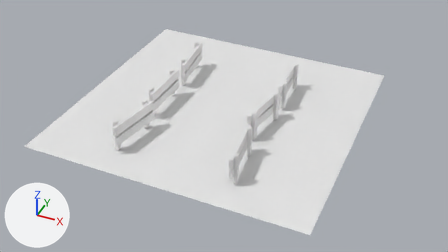
One commit to the Blender file chapter_06_portal_scene/portal.blend: the scene before it, then after it.
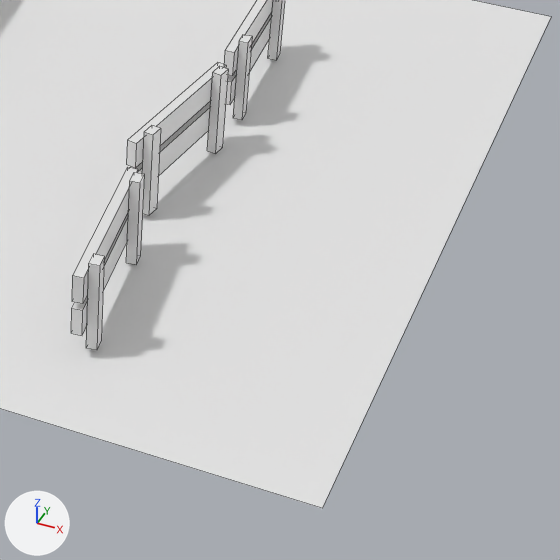
Each version appears first from the file's camera 'Camera', and next in a close-up on the part from 46% to 86% of the width and 28% to 100% of the height. The axes (+X, +Y, +Z) are drawn at lower left. The lights are the same throughout. The close-ups show mesh edges as thin lines.

The older version as bpy lines, for what is in view:
```python
me_cube_002 = bpy.data.meshes.new('Cube.002')
me_cube_002.from_pydata(...)  # a box spanning x -0.05..0.05, y -1.11..-0.97, z 0.04..0.9; a box spanning x -0.05..0.05, y 0.1..0.24, z 0.04..0.9; a box spanning x -0.14..-0.05, y -1.22..0.37, z 0.58..0.84; a box spanning x -0.14..-0.05, y -1.22..0.37, z 0.26..0.51
me_cube_003 = bpy.data.meshes.new('Cube.003')
me_cube_003.from_pydata(...)  # a box spanning x -0.05..0.05, y -1.11..-0.97, z 0.04..0.9; a box spanning x -0.05..0.05, y 0.1..0.24, z 0.04..0.9; a box spanning x -0.14..-0.05, y -1.22..0.37, z 0.58..0.84; a box spanning x -0.14..-0.05, y -1.22..0.37, z 0.26..0.51
me_plane = bpy.data.meshes.new('Plane')
me_plane.from_pydata([(-1.0, -1.0, 0.0), (1.0, -1.0, 0.0), (-1.0, 1.0, 0.0), (1.0, 1.0, 0.0)], [], [(0, 1, 3, 2)])
ob_cube_001 = bpy.data.objects.new('Cube.001', me_cube_002)
ob_cube_001.location = (0.817, -0.038, 0.0)
ob_cube_001.rotation_euler = (0.0, 0.0, -0.165)  # degrees (0, 0, -9.5)
ob_cube_001.scale = (0.495, 0.495, 0.495)
ob_cube_002 = bpy.data.objects.new('Cube.002', me_cube_003)
ob_cube_002.location = (0.817, 0.874, 0.0)
ob_cube_002.rotation_euler = (0.0, 0.0, 0.043)  # degrees (0, 0, 2.5)
ob_cube_002.scale = (0.495, 0.495, 0.495)
ob_plane = bpy.data.objects.new('Plane', me_plane)
ob_plane.location = (0.0, 0.0, 0.0)
ob_plane.scale = (-1.99, -1.99, -1.99)
# also in view: 'Cube' at (0.81, -1.2, 0.23)
```
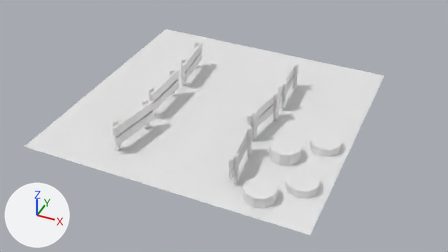
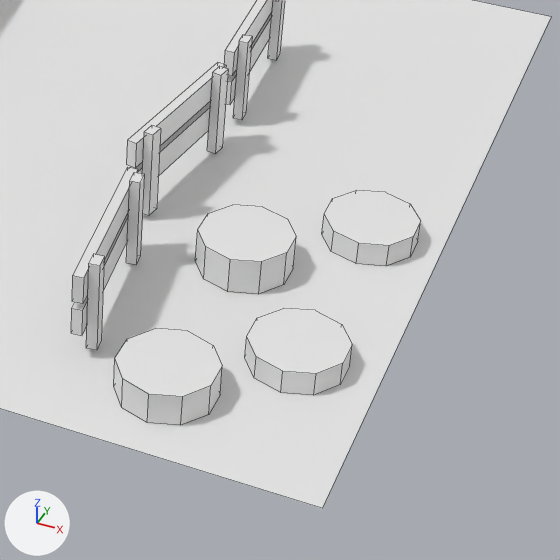
The change, as a list of edits to the scene's bpy script:
```text
Add me_cylinder_003:
    me_cylinder_003.from_pydata(...)  # a 10-sided cylinder along z spanning x -0.95..0.95, y -1.0..1.0, z 0.04..2.04
Add ob_cylinder_003:
    ob_cylinder_003 = bpy.data.objects.new('Cylinder.003', me_cylinder_003)
    ob_cylinder_003.location = (1.238, -1.619, -0.001)
    ob_cylinder_003.scale = (0.208, 0.208, 0.0727)
Add ob_cylinder_002:
    ob_cylinder_002 = bpy.data.objects.new('Cylinder.002', me_cylinder_003.copy())
    ob_cylinder_002.location = (1.677, -0.302, -0.001)
    ob_cylinder_002.scale = (0.208, 0.208, 0.0548)
Add ob_cylinder_001:
    ob_cylinder_001 = bpy.data.objects.new('Cylinder.001', me_cylinder_003.copy())
    ob_cylinder_001.location = (1.648, -1.237, -0.001)
    ob_cylinder_001.scale = (0.208, 0.208, 0.0553)
Add ob_cylinder:
    ob_cylinder = bpy.data.objects.new('Cylinder', me_cylinder_003.copy())
    ob_cylinder.location = (1.243, -0.719, -0.001)
    ob_cylinder.scale = (0.208, 0.208, 0.0844)
```

Changed parts and their boxes (x1, y1, x2, y2) in the close-ups (560 x 560 px):
'Cylinder.003', added
    after: (114, 328, 222, 425)
'Cylinder.001', added
    after: (245, 308, 352, 395)
'Cylinder', added
    after: (195, 205, 296, 294)
'Cylinder.002', added
    after: (322, 190, 421, 266)
